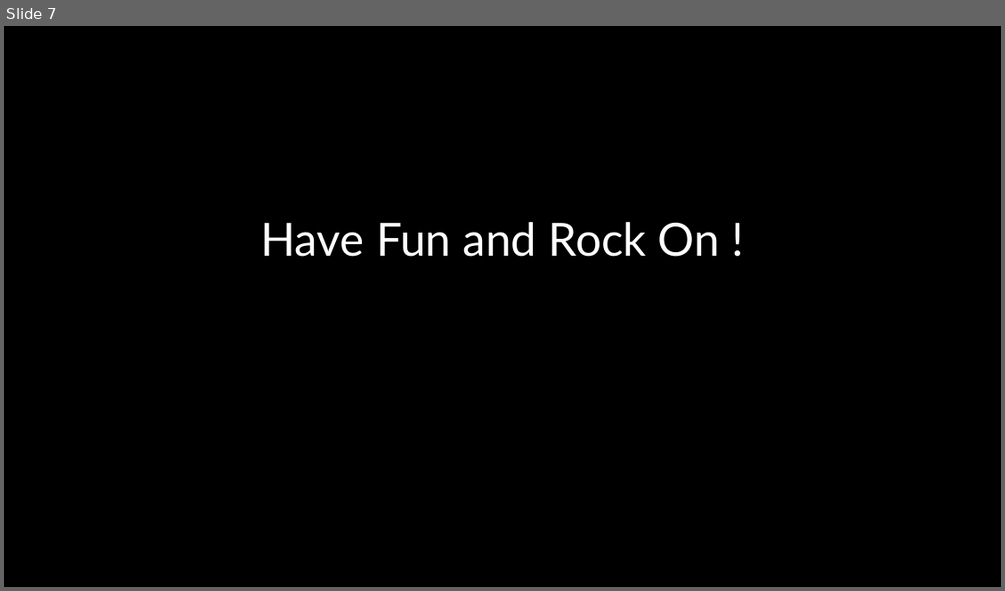
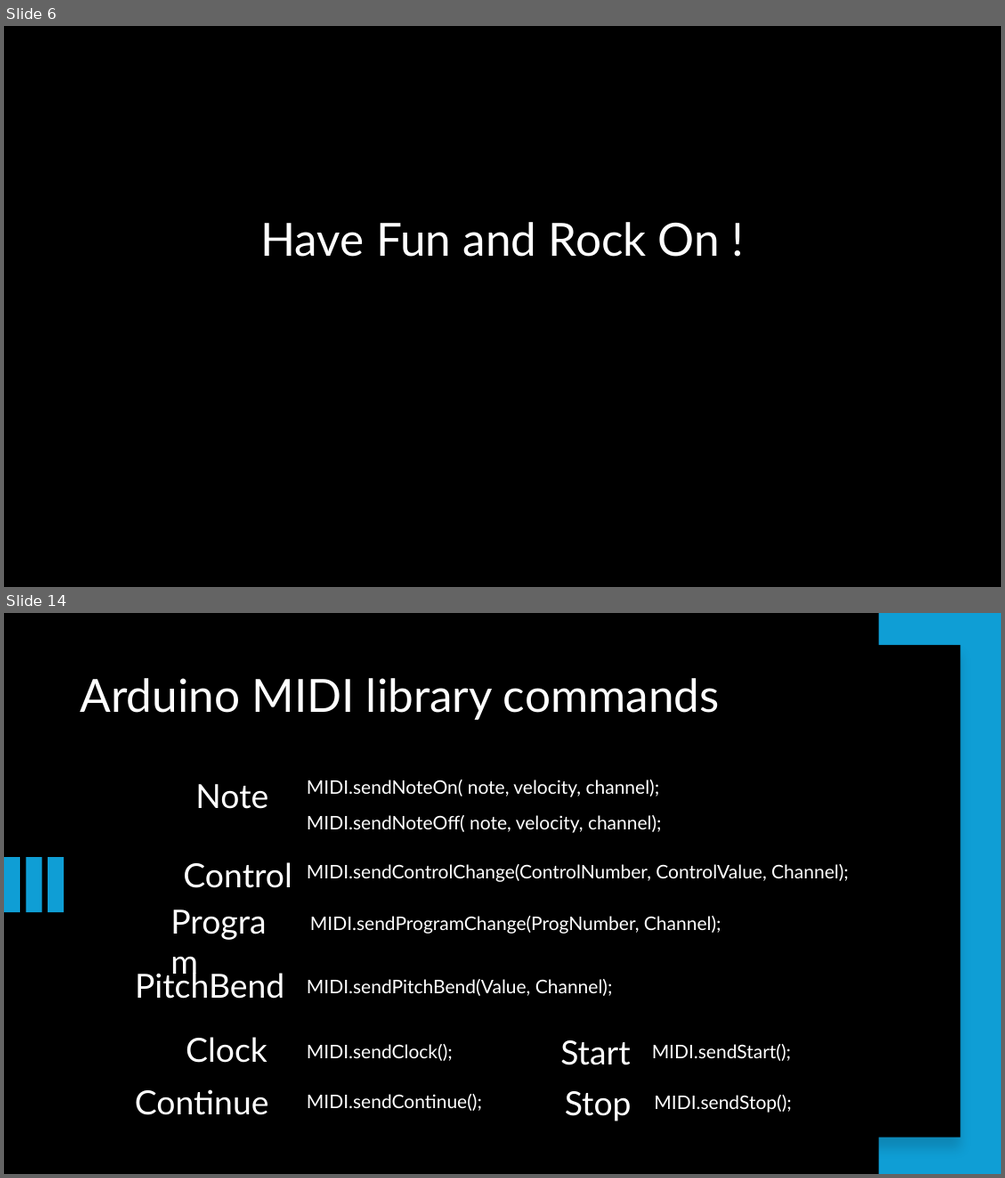
Before and after one commit to ichingxs4all/Midi-MusicVilla, a slide deck: Resonant_Frequencies_WS1/Resonant Frequencies WS1.pptx. Shown one above the other, each under a label of ours: slide 7 before the commit, slides 6 and 14 after it; the slides between them are not shown. The pictures are 1005x591 and 1005x1178 pixels, drawn with LibreOffice and Linux fonts; fonts in the diff are those of the drawing. Boxes give left, top, right and bottom in pixels: in the first picture for what was removed or moved away, otherwise in the second. Text is boxed around its words. In the diff, an @@ line names an element or a change of style, - is before the commit and + after.

Commit message:
Presentation updated

```diff
--- a/Resonant_Frequencies_WS1/Resonant Frequencies WS1.pptx
+++ b/Resonant_Frequencies_WS1/Resonant Frequencies WS1.pptx
@@ slide 14 added at [4, 613, 1001, 1174], background #000000 @@
@@ rectangle added at [879, 613, 1001, 1174], fill #0F9ED5 @@
@@ rectangle added at [469, 645, 961, 1137], fill #000000 @@
@@ title added at [80, 678, 720, 720], 44 pt, text #FFFFFF @@
+Arduino MIDI library commands
@@ text added at [195, 784, 268, 809], 32 pt, text #FFFFFF @@
+Note
@@ text added at [307, 779, 660, 797], 18 pt, text #FFFFFF @@
+MIDI.sendNoteOn( note, velocity, channel);
@@ text added at [307, 815, 662, 833], 18 pt, text #FFFFFF @@
+MIDI.sendNoteOff( note, velocity, channel);
@@ rectangle added at [4, 857, 20, 912], fill #0F9ED5 @@
@@ rectangle added at [25, 857, 41, 912], fill #0F9ED5 @@
@@ rectangle added at [48, 857, 64, 912], fill #0F9ED5 @@
@@ text added at [183, 862, 292, 888], 32 pt, text #FFFFFF @@
+Control
@@ text added at [307, 864, 849, 882], 18 pt, text #FFFFFF @@
+MIDI.sendControlChange(ControlNumber, ControlValue, Channel);
@@ text added at [163, 897, 299, 945], 32 pt, text #FFFFFF @@
+Program
@@ text added at [310, 916, 721, 933], 18 pt, text #FFFFFF @@
+MIDI.sendProgramChange(ProgNumber, Channel);
@@ text added at [135, 969, 284, 998], 32 pt, text #FFFFFF @@
+PitchBend
@@ text added at [307, 979, 613, 996], 18 pt, text #FFFFFF @@
+MIDI.sendPitchBend(Value, Channel);
@@ text added at [186, 1037, 267, 1062], 32 pt, text #FFFFFF @@
+Clock
@@ text added at [307, 1044, 453, 1061], 18 pt, text #FFFFFF @@
+MIDI.sendClock();
@@ text added at [560, 1040, 630, 1065], 32 pt, text #FFFFFF @@
+Start
@@ text added at [652, 1044, 791, 1061], 18 pt, text #FFFFFF @@
+MIDI.sendStart();
@@ text added at [135, 1089, 269, 1115], 32 pt, text #FFFFFF @@
+Continue
@@ text added at [565, 1091, 631, 1121], 32 pt, text #FFFFFF @@
+Stop
@@ text added at [307, 1094, 482, 1111], 18 pt, text #FFFFFF @@
+MIDI.sendContinue();
@@ text added at [654, 1094, 791, 1112], 18 pt, text #FFFFFF @@
+MIDI.sendStop();
@@ what was slide 7 is now slide 6 @@
```
Also in this commit, not shown: 3 slides changed, 7 other slides added.
